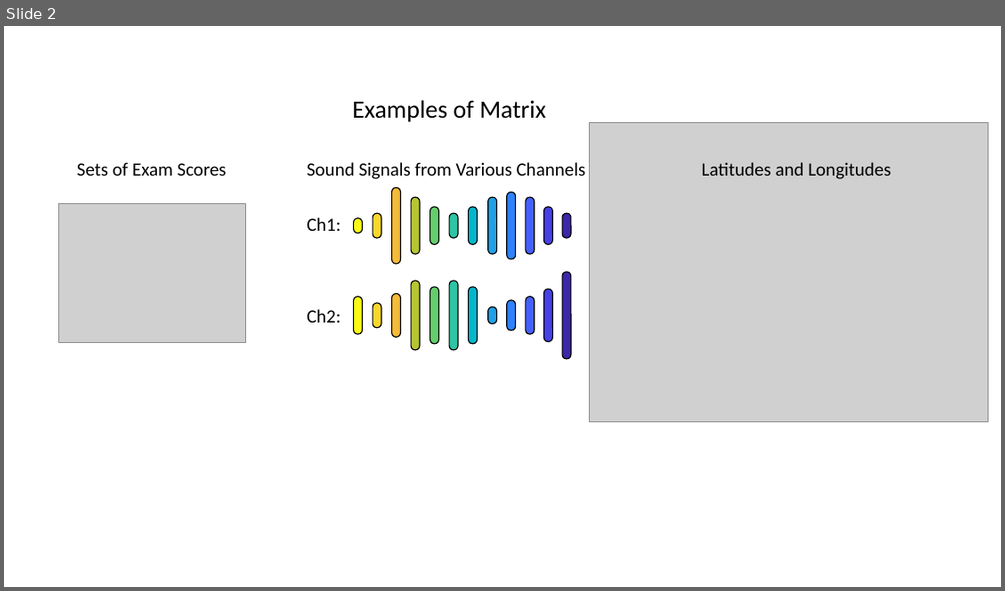
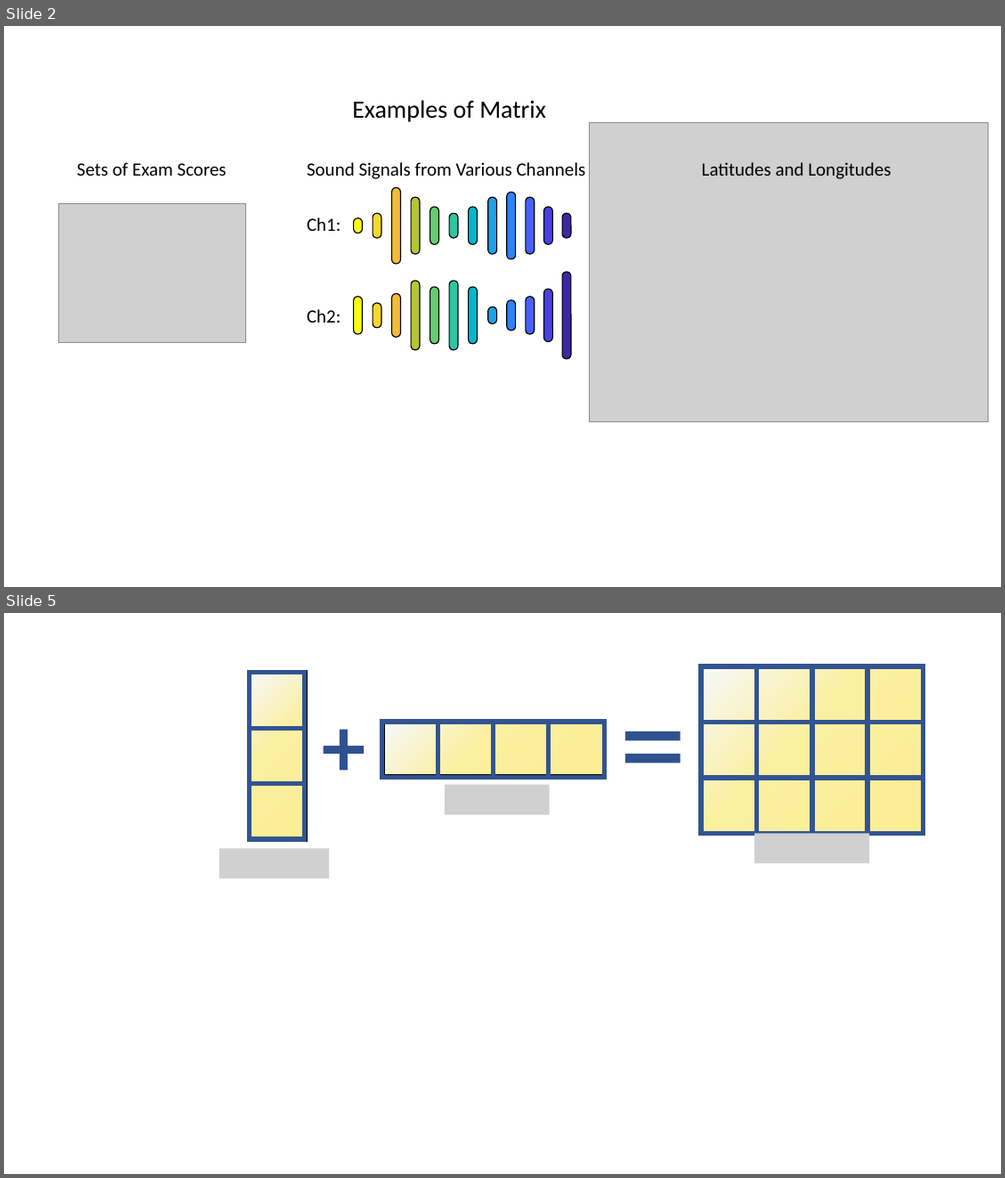
Before and after one commit to answeredbyablemind/answeredbyablemind.github.io, a slide deck: Wikidocs/pics_for_matrix.pptx. Shown one above the other, each under a label of ours: slide 2 before the commit, slides 2 and 5 after it; the slides between them are not shown. The pictures are 1005x591 and 1005x1178 pixels, drawn with LibreOffice and Linux fonts; fonts in the diff are those of the drawing; grey boxes stand for pictures. Boxes give left, top, right and bottom in pixels: in the first picture for what was removed or moved away, otherwise in the second. Text is boxed around its words. In the diff, an @@ line names an element or a change of style, - is before the commit and + after.

```diff
--- a/Wikidocs/pics_for_matrix.pptx
+++ b/Wikidocs/pics_for_matrix.pptx
@@ slide 5 added at [4,613,1001,1174], background #FFFFFF @@
@@ rectangle added at [250,672,305,839], fill gradient #F6F8FC to #FBEFA0 to #FCEE94, outline #000000 4.5 pt @@
@@ rectangle added at [250,673,305,728], outline #325491 4.5 pt @@
@@ rectangle added at [701,666,756,722], outline #325491 4.5 pt @@
@@ rectangle added at [702,666,923,833], fill gradient #F6F8FC to #FBEFA0 to #FCEE94, outline #000000 4.5 pt @@
@@ rectangle added at [757,666,812,722], outline #325491 4.5 pt @@
@@ rectangle added at [812,666,867,722], outline #325491 4.5 pt @@
@@ rectangle added at [867,666,923,722], outline #325491 4.5 pt @@
@@ math equal added at [615,709,690,784], fill #2F528F @@
@@ rectangle added at [250,728,305,784], outline #325491 4.5 pt @@
@@ plus sign added at [316,722,372,778], fill #2F528F @@
@@ rectangle added at [382,722,604,777], fill gradient #F6F8FC to #FBEFA0 to #FCEE94, outline #000000 4.5 pt @@
@@ rectangle added at [382,722,437,777], outline #325491 4.5 pt @@
@@ rectangle added at [437,722,493,777], outline #325491 4.5 pt @@
@@ rectangle added at [493,722,549,777], outline #325491 4.5 pt @@
@@ rectangle added at [549,722,604,777], outline #325491 4.5 pt @@
@@ rectangle added at [701,722,756,778], outline #325491 4.5 pt @@
@@ rectangle added at [757,722,812,778], outline #325491 4.5 pt @@
@@ rectangle added at [812,722,867,778], outline #325491 4.5 pt @@
@@ rectangle added at [867,722,923,778], outline #325491 4.5 pt @@
@@ rectangle added at [250,784,305,839], outline #325491 4.5 pt @@
@@ picture added at [445,784,550,814] @@
@@ rectangle added at [701,778,756,833], outline #325491 4.5 pt @@
@@ rectangle added at [757,778,812,833], outline #325491 4.5 pt @@
@@ rectangle added at [812,778,867,833], outline #325491 4.5 pt @@
@@ rectangle added at [867,778,923,833], outline #325491 4.5 pt @@
@@ picture added at [219,849,329,878] @@
@@ picture added at [755,833,869,863] @@
```
Also in this commit, not shown: 2 slides changed, 8 other slides added, 1 other file.
